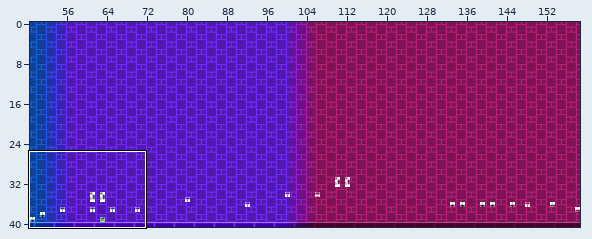
Two states of a Tiled map, levels/chr_data/tmx/ultiatedestruction.tmx. Above, an overview of the earlier version with the close-up marked.
Close-up. Earlier state:
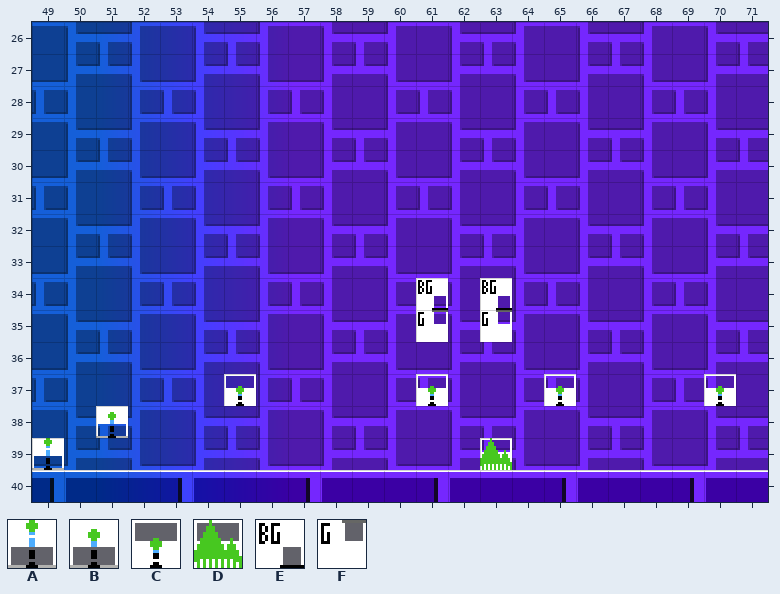
Cells are 16x16 px. Shown: x 49..71, y 26..40. The commit also changed other parts of the map, which this record leaves out. Not drawn, because the pictures are missing: unchanged layer "Layer 2".
Key: from "sprites": A 42 "Decoration 42", B 43 "Decoration 43", C 44 "Decoration 44", D 46 "Decoration 46", E 256 "BG colour trigger", F 257 "Ground colour trigger".
Objects are placed by their top-left corner, in cells (3,4 is the top-left corner of cell 3,4); size is 1x1 cell unless given.
Layers that did not change in this view are not listed.
Objects on layer "SP" before:
E "BG colour trigger" at 61,34
E "BG colour trigger" at 63,34
F "Ground colour trigger" at 61,35
F "Ground colour trigger" at 63,35
C "Decoration 44" at 55,37
C "Decoration 44" at 61,37
C "Decoration 44" at 65,37
C "Decoration 44" at 70,37
B "Decoration 43" at 51,38
A "Decoration 42" at 49,39
D "Decoration 46" at 63,39
After:
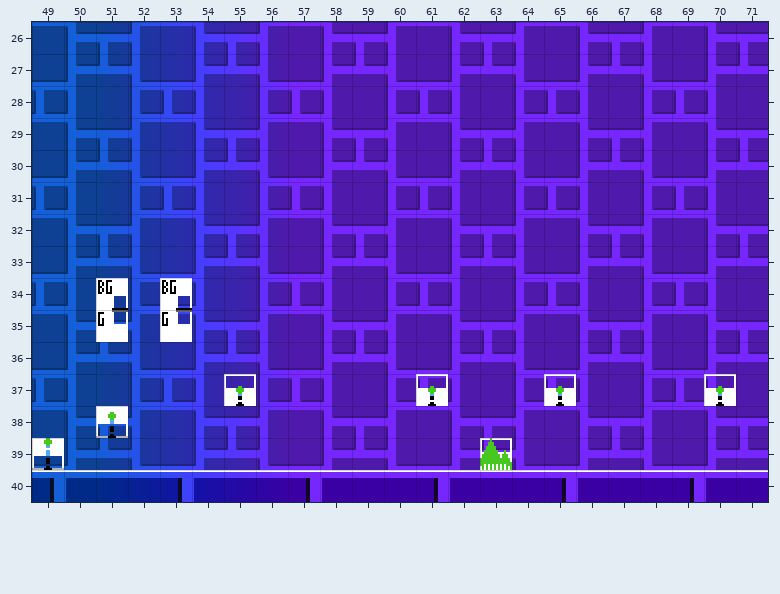
The edit:
Layer "SP":
changed: E "BG colour trigger" at 61,34 -> E "BG colour trigger" at 51,34
changed: E "BG colour trigger" at 63,34 -> E "BG colour trigger" at 53,34
changed: F "Ground colour trigger" at 61,35 -> F "Ground colour trigger" at 51,35
changed: F "Ground colour trigger" at 63,35 -> F "Ground colour trigger" at 53,35
Changed places in both close-ups, as pixel boxes (x1, y1, x2, y2):
new place: (96, 278, 128, 342)
new place: (160, 278, 192, 342)
old place: (416, 278, 448, 342)
old place: (480, 278, 512, 342)
